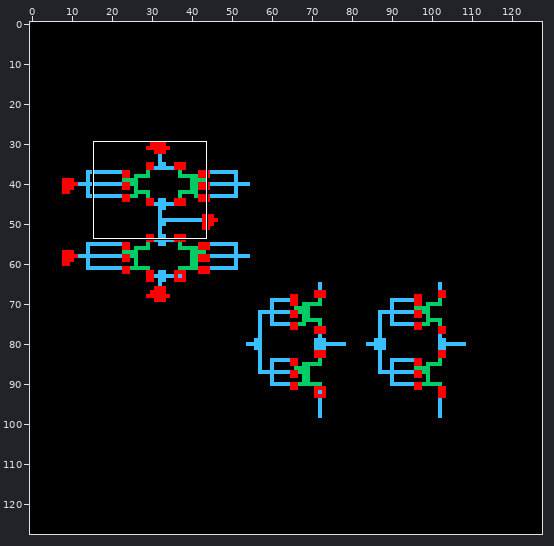
Sprite sheet: Logic/xor/schematic/thumbnail_128x128.png. Above: a wide view before the commit, with the close-up outlined.
Close-up. Before the edit:
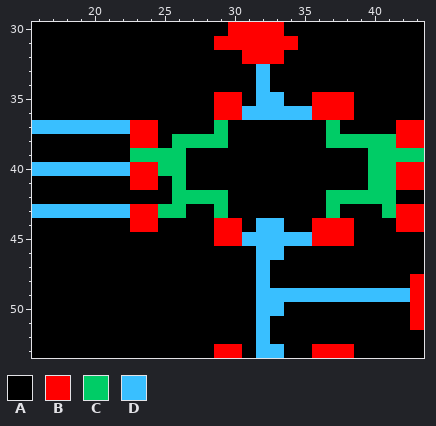
The file is 128x128 pixels. Shown: x 16..43, y 30..53.
Palette (. is transparent): A #000000  B #ff0000  C #00cc66  D #39bfff
Pixels before, first column x 16:
30 AAAAAAAAAAAAAABBBBAAAAAAAAAA
31 AAAAAAAAAAAAABBBBBBAAAAAAAAA
32 AAAAAAAAAAAAAAABBBAAAAAAAAAA
33 AAAAAAAAAAAAAAAADAAAAAAAAAAA
34 AAAAAAAAAAAAAAAADAAAAAAAAAAA
35 AAAAAAAAAAAAABBADDAABBBAAAAA
36 AAAAAAAAAAAAABBDDDDDBBBAAAAA
37 DDDDDDDBBAAAACAAAAAAACAAAABB
38 AAAAAAABBACCCCAAAAAAACCCCCBB
39 AAAAAAACCCCAAAAAAAAAAAAACCCC
40 DDDDDDDBBCCAAAAAAAAAAAAACCBB
41 AAAAAAABBACAAAAAAAAAAAAACCBB
42 AAAAAAAAAACCCCAAAAAAACCCCCAA
43 DDDDDDDBBCCAACAAAAAAACAAACBB
44 AAAAAAABBAAAABBADDAABBBAAABB
45 AAAAAAAAAAAAABBDDDDDBBBAAAAA
46 AAAAAAAAAAAAAAAADDAAAAAAAAAA
47 AAAAAAAAAAAAAAAADAAAAAAAAAAA
48 AAAAAAAAAAAAAAAADAAAAAAAAAAB
49 AAAAAAAAAAAAAAAADDDDDDDDDDDB
50 AAAAAAAAAAAAAAAADDAAAAAAAAAB
51 AAAAAAAAAAAAAAAADAAAAAAAAAAB
52 AAAAAAAAAAAAAAAADAAAAAAAAAAA
53 AAAAAAAAAAAAABBADDAABBBAAAAA
New version:
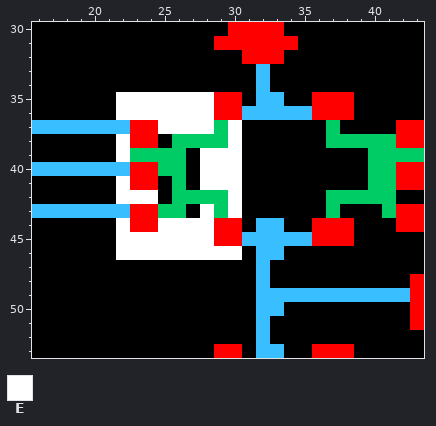
Colours new in this view: E #ffffff
From old to new:
Changed rows in their new state; - is an unchanged pixel.
first column x 22:
35 EEEEEEE--
36 EEEEEEE--
37 ---EEEE-E
38 E-------E
39 E-----EEE
40 ------EEE
41 E-----EEE
42 EEE-----E
43 ------E-E
44 E--EEEE--
45 EEEEEEE--
46 EEEEEEEEE
